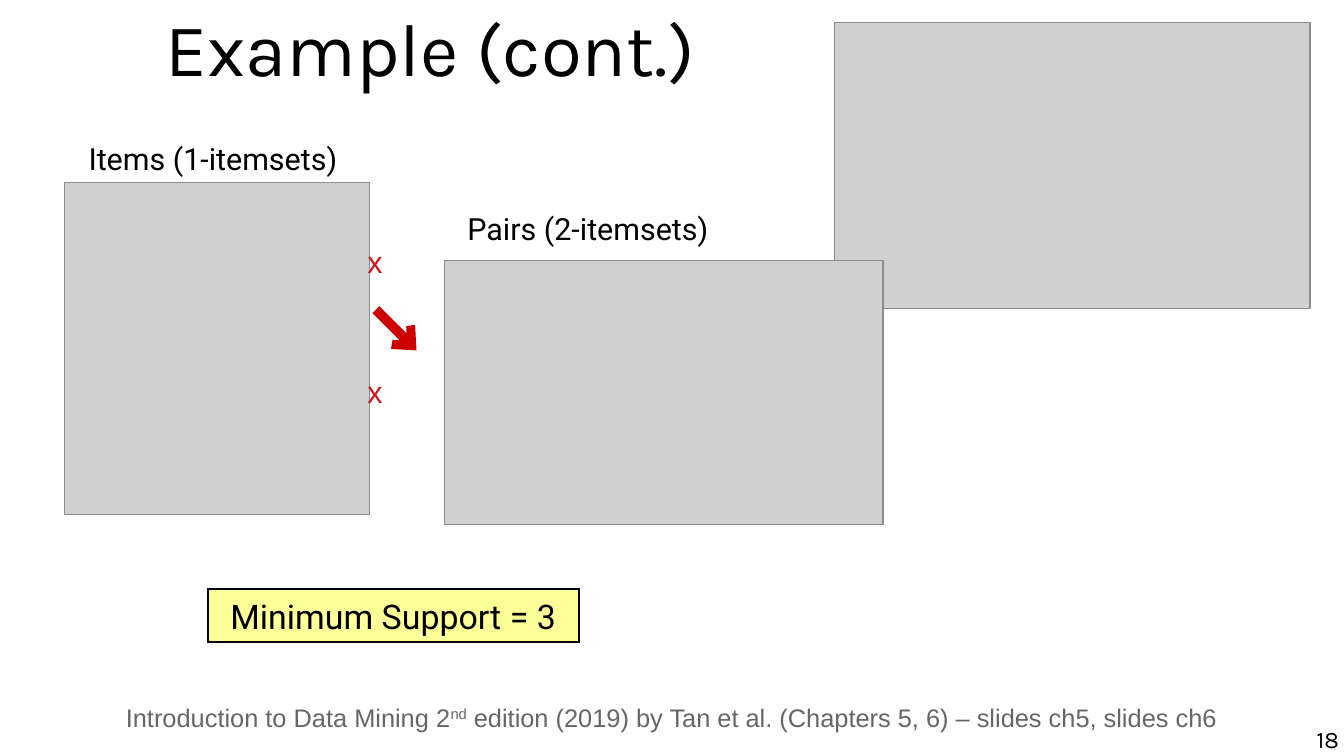
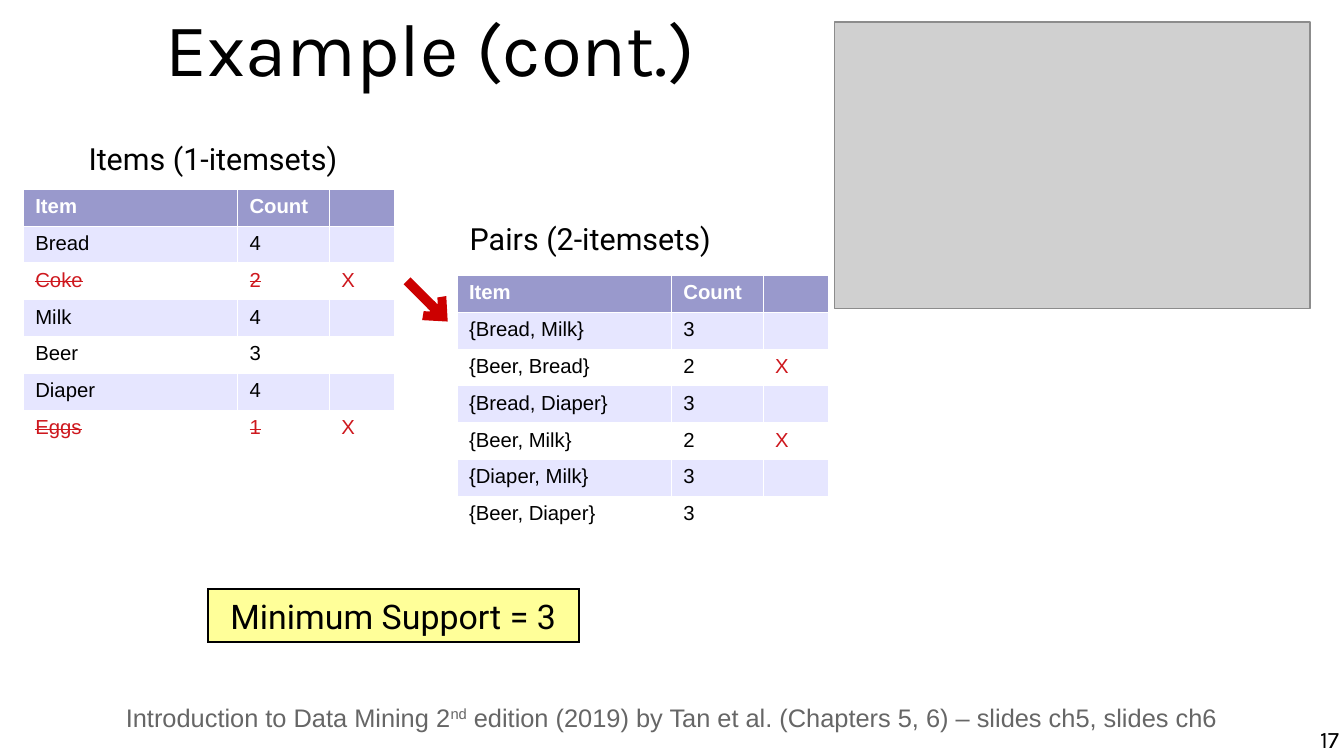
Before and after one commit to marco-calautti/data-mining-course, a slide deck: slide 17 of theory/tt06_association_rule_mining.odp (slide 18 before the commit). Drawn at 1344x756 pixels with LibreOffice and Linux fonts; fonts in the diff are those of the drawing; grey boxes stand for pictures. Boxes give left, top, right and bottom in pixels: in the first picture for what was removed or moved away, otherwise in the second. Text is boxed around its words. In the diff, an @@ line names an element or a change of style, - is before the commit and + after.

```diff
--- a/theory/tt06_association_rule_mining.odp
+++ b/theory/tt06_association_rule_mining.odp
@@ table added at (23,189,394,443), 7 rows, 3 columns @@
+Item | Count | 
+Bread | 4 | 
+Coke | 2 | X
+Milk | 4 | 
+Beer | 3 | 
+Diaper | 4 | 
+Eggs | 1 | X
@@ picture removed at (65,183,370,515) @@
@@ text "Pairs (2-itemsets)": place and size @@
-text "Pairs (2-itemsets)" at (467,216,708,247)
+text "Pairs (2-itemsets)" at (470,225,710,257)
@@ text removed at (367,249,382,279) @@
-x
@@ picture removed at (445,261,884,526) @@
@@ arrow moved from (376, 310) - (417, 350) to (407, 281) - (448, 322) @@
@@ table added at (457,274,829,529), 7 rows, 3 columns @@
+Item | Count | 
+{Bread, Milk} | 3 | 
+{Beer, Bread} | 2 | X
+{Bread, Diaper} | 3 | 
+{Beer, Milk} | 2 | X
+{Diaper, Milk} | 3 | 
+{Beer, Diaper} | 3 | 
@@ text removed at (367,378,382,408) @@
-x
@@ page number at (1320,733,1339,748): text changed @@
-18
+17
```
Also in this commit, not shown: 13 other slides changed, 2 slides added.
